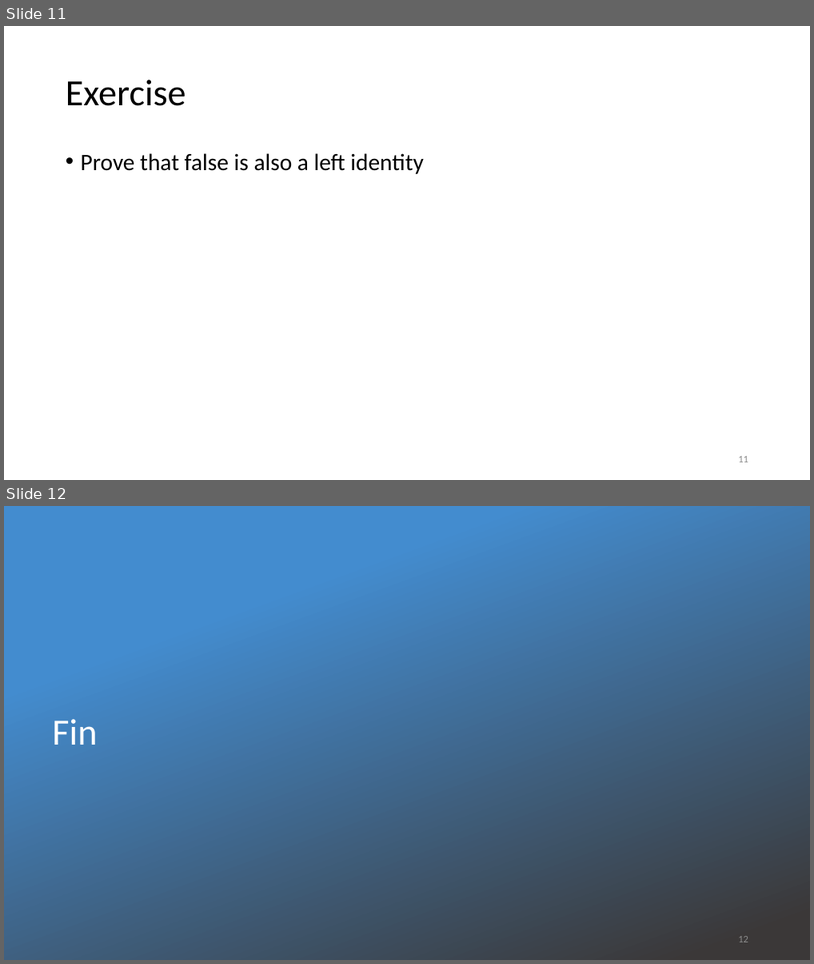
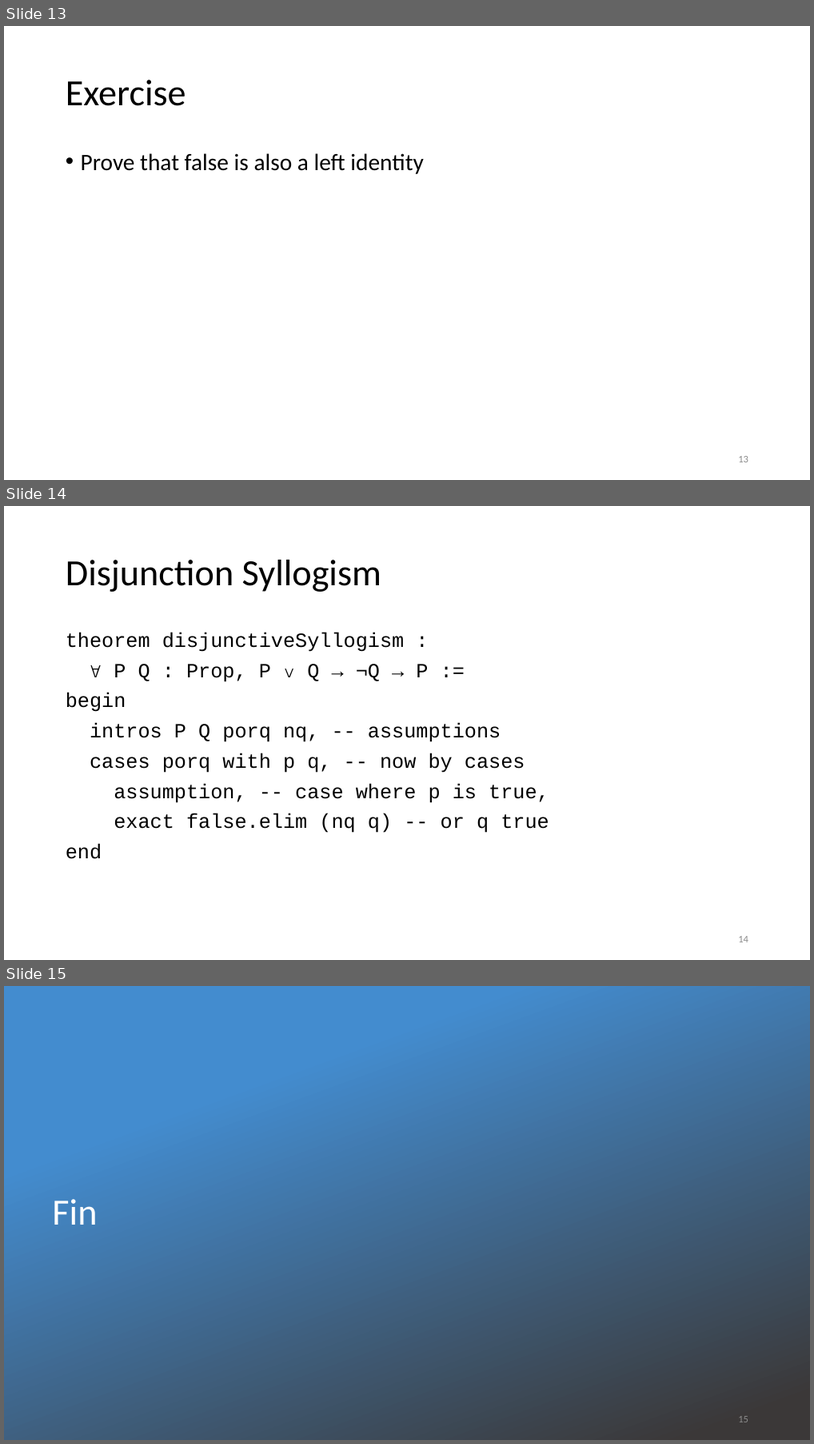
Before and after one commit to kevinsullivan/cs-dm, a slide deck: 09_Disjunction/Disjunction.pptx. Shown one above the other, each under a label of ours: slides 11 and 12 before the commit, slides 13, 14 and 15 after it. The pictures are 814x964 and 814x1444 pixels, drawn with LibreOffice and Linux fonts; fonts in the diff are those of the drawing; background and template pictures are left out. Boxes give left, top, right and bottom in pixels: in the first picture for what was removed or moved away, otherwise in the second. Text is boxed around its words. In the diff, an @@ line names an element or a change of style, - is before the commit and + after.

```diff
--- a/09_Disjunction/Disjunction.pptx
+++ b/09_Disjunction/Disjunction.pptx
@@ slide 14 added at <box>4,506,810,960</box>, background #FFFFFF @@
@@ title added at <box>66,560,382,592</box>, 44 pt, text #000000 @@
+Disjunction Syllogism
@@ text added at <box>66,632,550,859</box>, 24 pt, text #000000 @@
+theorem disjunctiveSyllogism :
+∀ P Q : Prop, P ∨ Q → ¬Q → P :=
+begin
+intros P Q porq nq, -- assumptions
+cases porq with p q, -- now by cases
+assumption, -- case where p is true,
+exact false.elim (nq q) -- or q true
+end
@@ page number added at <box>738,936,749,942</box>, 12 pt, text #8C8C8C @@
+14
@@ what was slide 11 is now slide 13 @@
@@ page number at <box>738,456,749,462</box>: text changed @@
-11
+13
@@ what was slide 12 is now slide 15 @@
```
Also in this commit, not shown: 2 slides changed, 2 other slides added, 1 other file.
